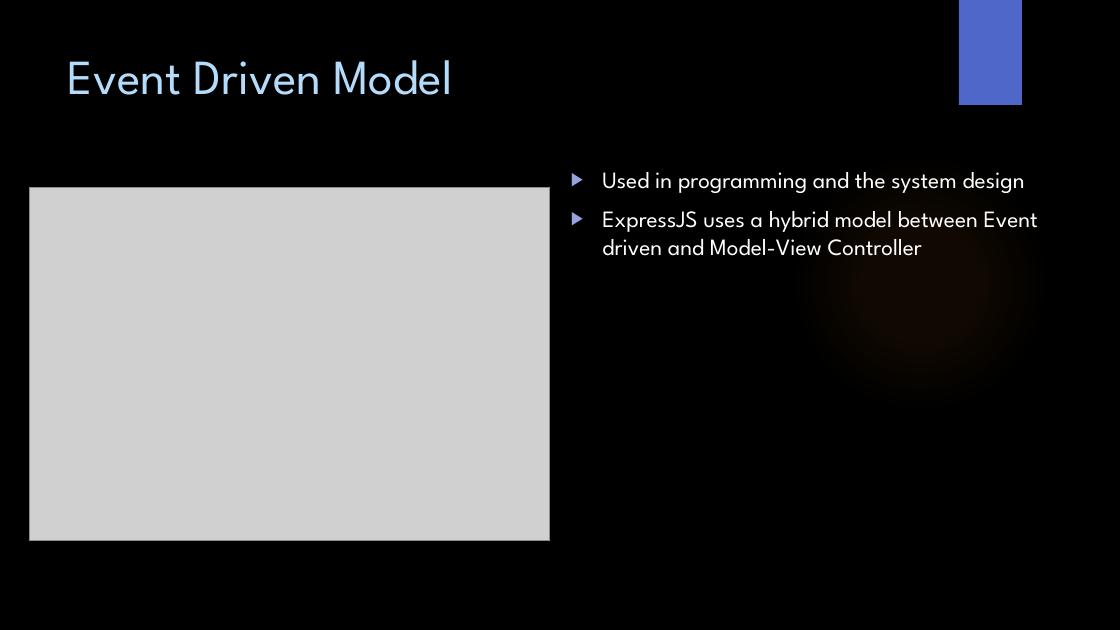
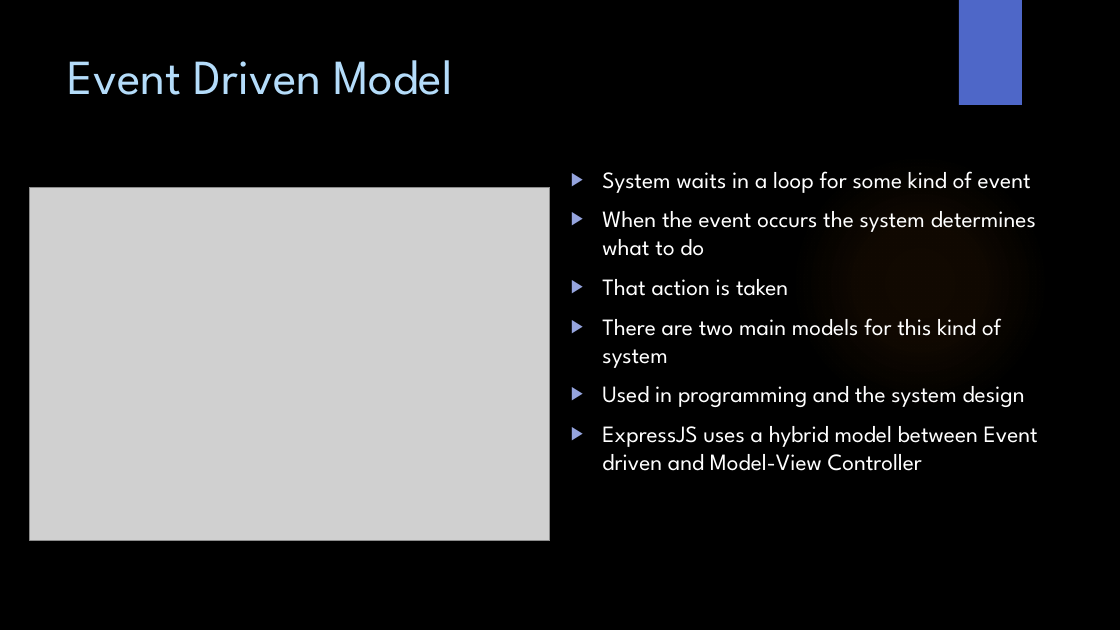
Before and after one commit to WitsSoftDev/SoftDev2016, a slide deck: slide 21 of Session 2/Softdev Session 2 2016.pptx (slide 22 before the commit). Drawn at 1120x630 pixels with LibreOffice and Linux fonts; fonts in the diff are those of the drawing; grey boxes stand for pictures; background and template pictures are left out. Boxes give left, top, right and bottom in pixels: in the first picture for what was removed or moved away, otherwise in the second. Text is boxed around its words. In the diff, an @@ line names an element or a change of style, - is before the commit and + after.

```diff
--- a/Session 2/Softdev Session 2 2016.pptx
+++ b/Session 2/Softdev Session 2 2016.pptx
@@ text at [602, 171, 1036, 368]: paragraphs added @@
+▶ System waits in a loop for some kind of event
+▶ When the event occurs the system determines what to do
+▶ That action is taken
+▶ There are two main models for this kind of system
```
Also in this commit, not shown: 9 other slides changed, 5 other files.
